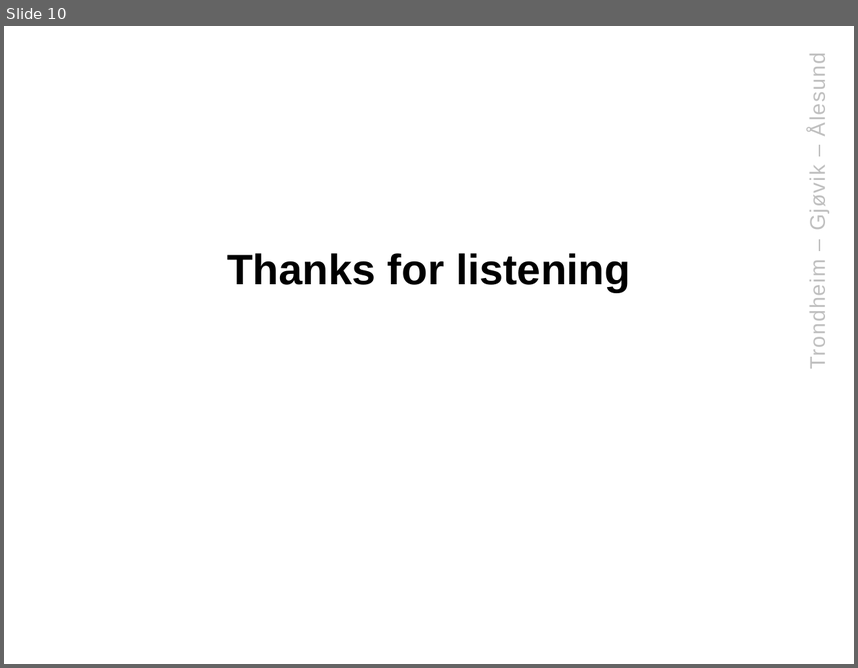
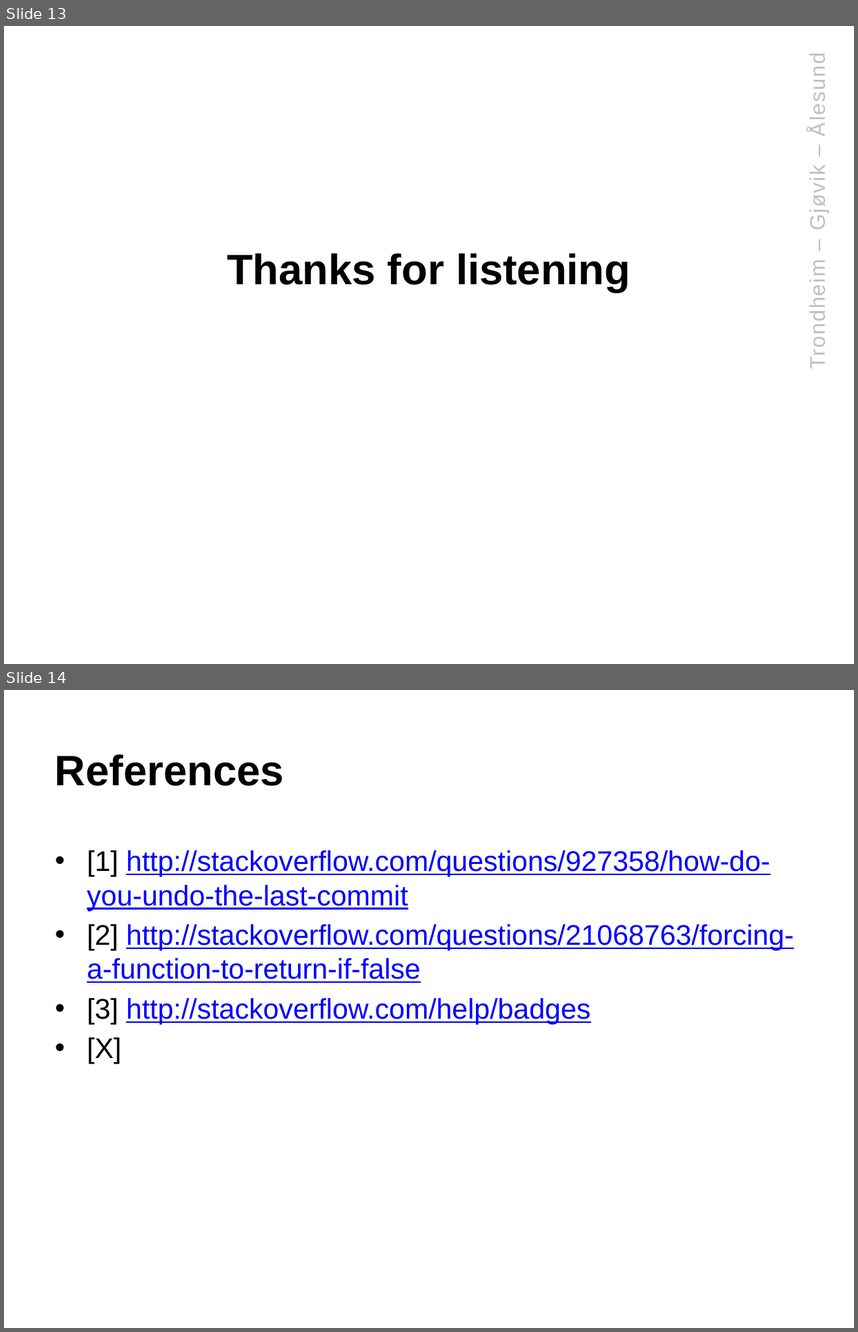
Before and after one commit to klAndersen/IMT4904_Msc_Presentation, a slide deck: IMT4904_Msc_Presentation.pptx. Shown one above the other, each under a label of ours: slide 10 before the commit, slides 13 and 14 after it. The pictures are 858x668 and 858x1332 pixels, drawn with LibreOffice and Linux fonts; fonts in the diff are those of the drawing; background and template pictures are left out. Boxes give left, top, right and bottom in pixels: in the first picture for what was removed or moved away, otherwise in the second. Text is boxed around its words. In the diff, an @@ line names an element or a change of style, - is before the commit and + after.

```diff
--- a/IMT4904_Msc_Presentation.pptx
+++ b/IMT4904_Msc_Presentation.pptx
@@ slide 14 added at bbox=[4, 690, 854, 1328], background #FFFFFF; not listed: 1 template element that a slide beside it also shows @@
@@ title added at bbox=[55, 754, 284, 786], 36 pt, text #000000, bold @@
+References
@@ text added at bbox=[87, 850, 794, 1064], 24 pt, text #0000FF, underline @@
+• [1] http://stackoverflow.com/questions/927358/how-do-you-undo-the-last-commit
+• [2] http://stackoverflow.com/questions/21068763/forcing-a-function-to-return-if-false
+• [3] http://stackoverflow.com/help/badges
+• [X]
@@ what was slide 10 is now slide 13 @@
```
Also in this commit, not shown: 3 other slides added, 6 other files.
